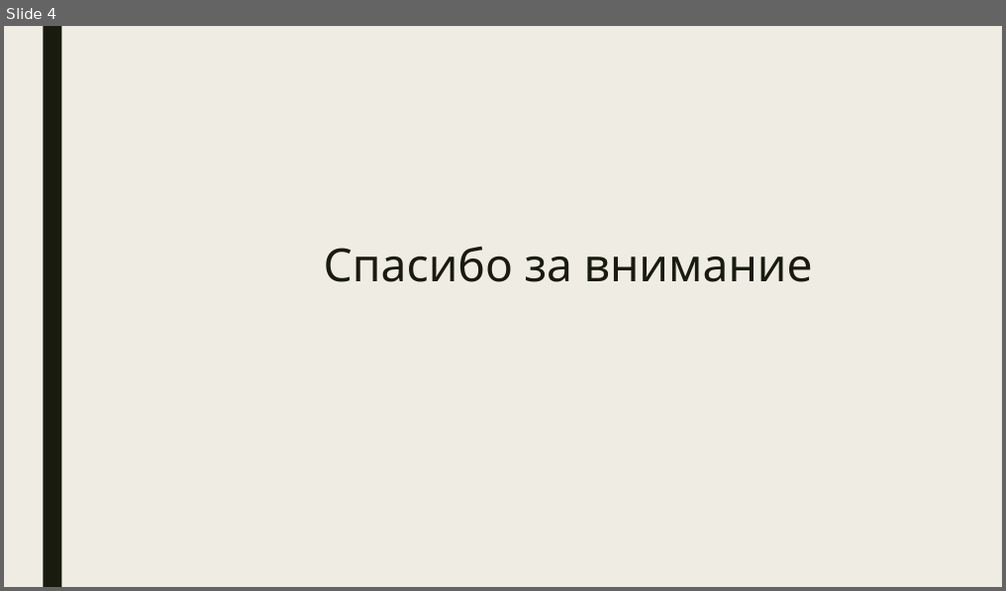
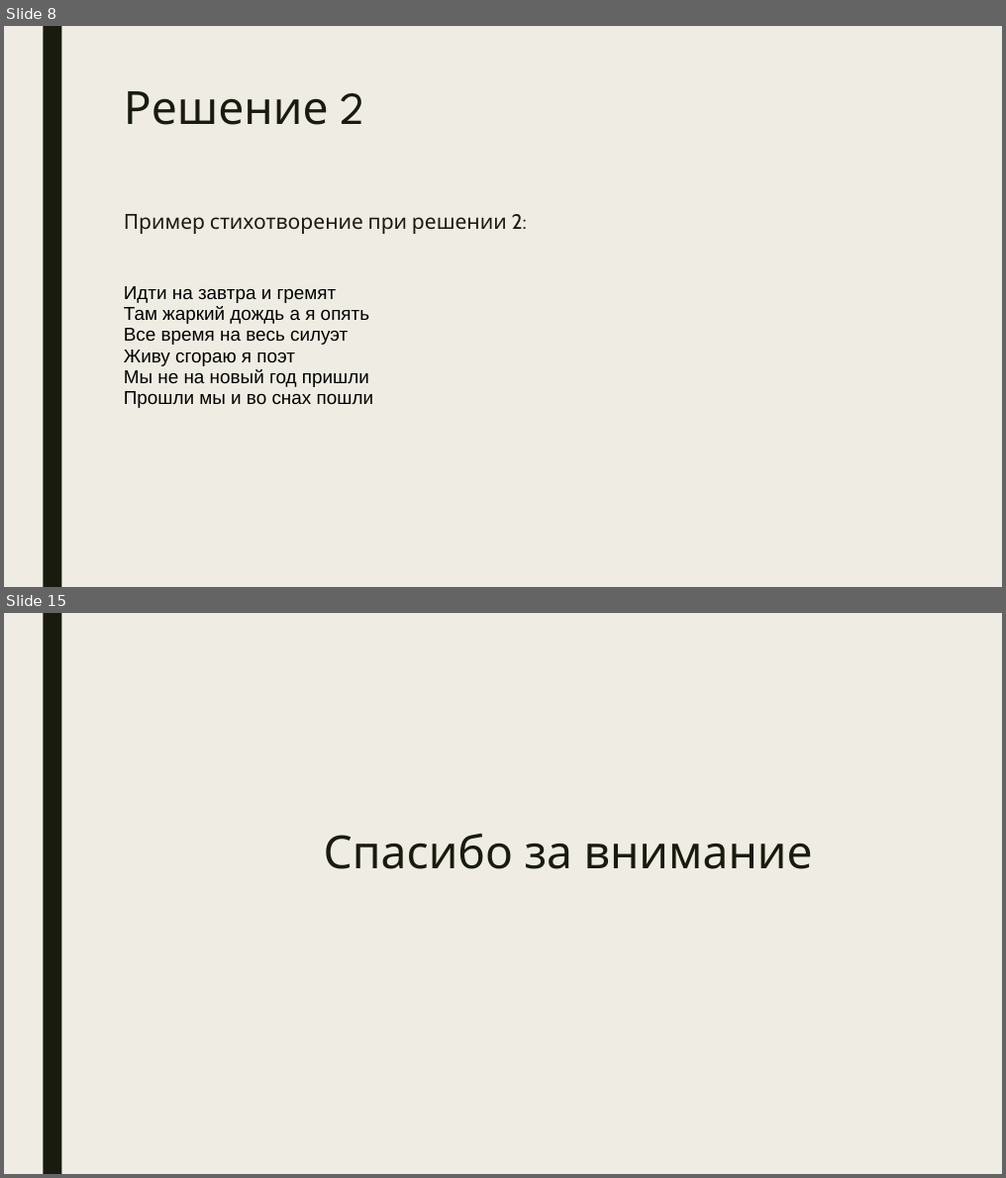
Before and after one commit to nsuglob/alice-generate-poems, a slide deck: doc_ru.pptx. Shown one above the other, each under a label of ours: slide 4 before the commit, slides 8 and 15 after it; the slides between them are not shown. The pictures are 1006x591 and 1006x1178 pixels, drawn with LibreOffice and Linux fonts; fonts in the diff are those of the drawing. Boxes give left, top, right and bottom in pixels: in the first picture for what was removed or moved away, otherwise in the second. Text is boxed around its words. In the diff, an @@ line names an element or a change of style, - is before the commit and + after.

```diff
--- a/doc_ru.pptx
+++ b/doc_ru.pptx
@@ slide 8 added at (4, 26, 1002, 587), background #EFEDE3; not listed: 1 template element that a slide beside it also shows @@
@@ text added at (124, 91, 364, 125), 44 pt, text #191B0E @@
+Решение 2
@@ text added at (124, 214, 527, 408), 18 pt, text #000000 @@
+Пример стихотворение при решении 2:
+Идти на завтра и гремят
+Там жаркий дождь а я опять
+Все время на весь силуэт
+Живу сгораю я поэт
+Мы не на новый год пришли
+Прошли мы и во снах пошли
@@ what was slide 4 is now slide 15 @@
```
Also in this commit, not shown: 3 slides changed, 10 other slides added.
